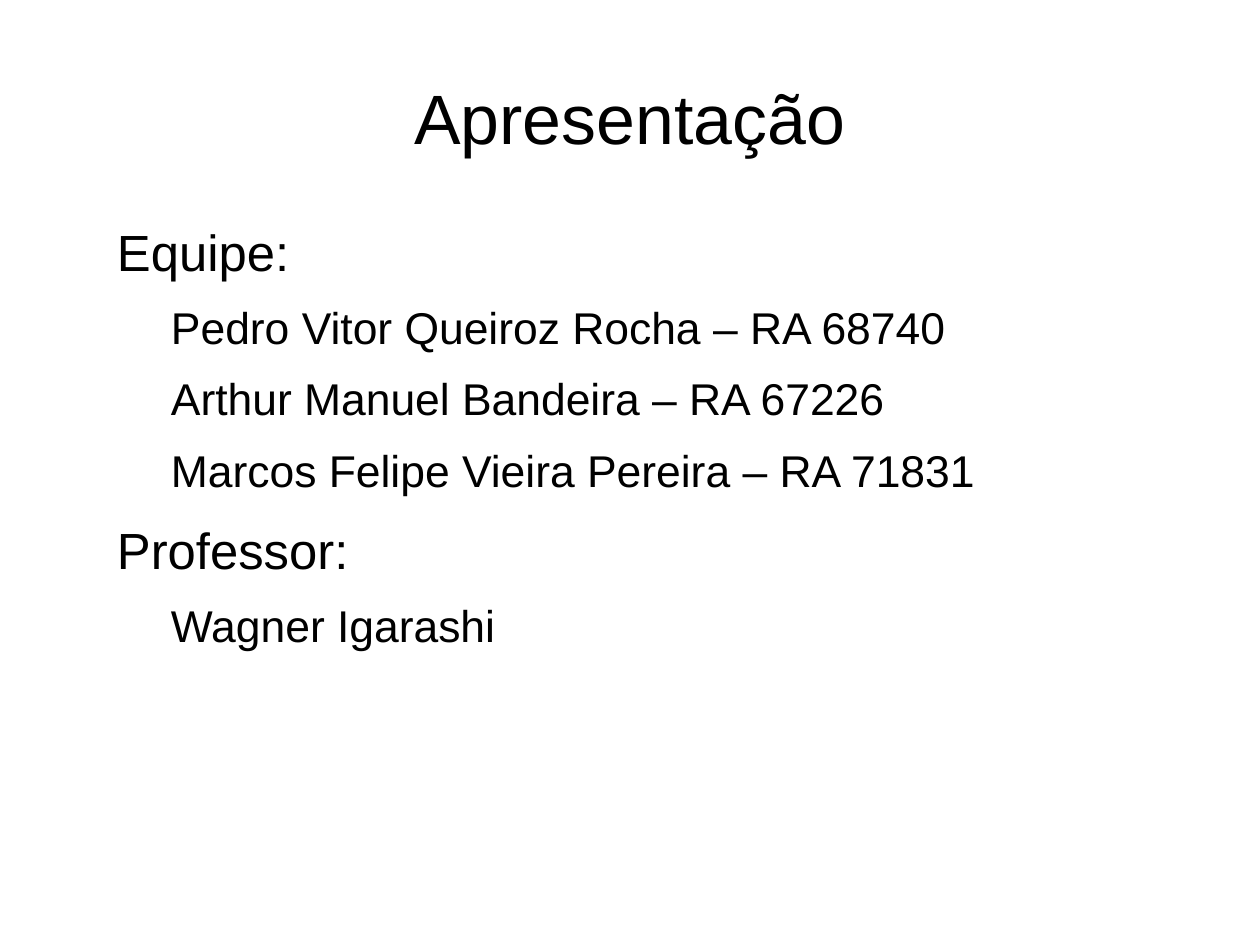
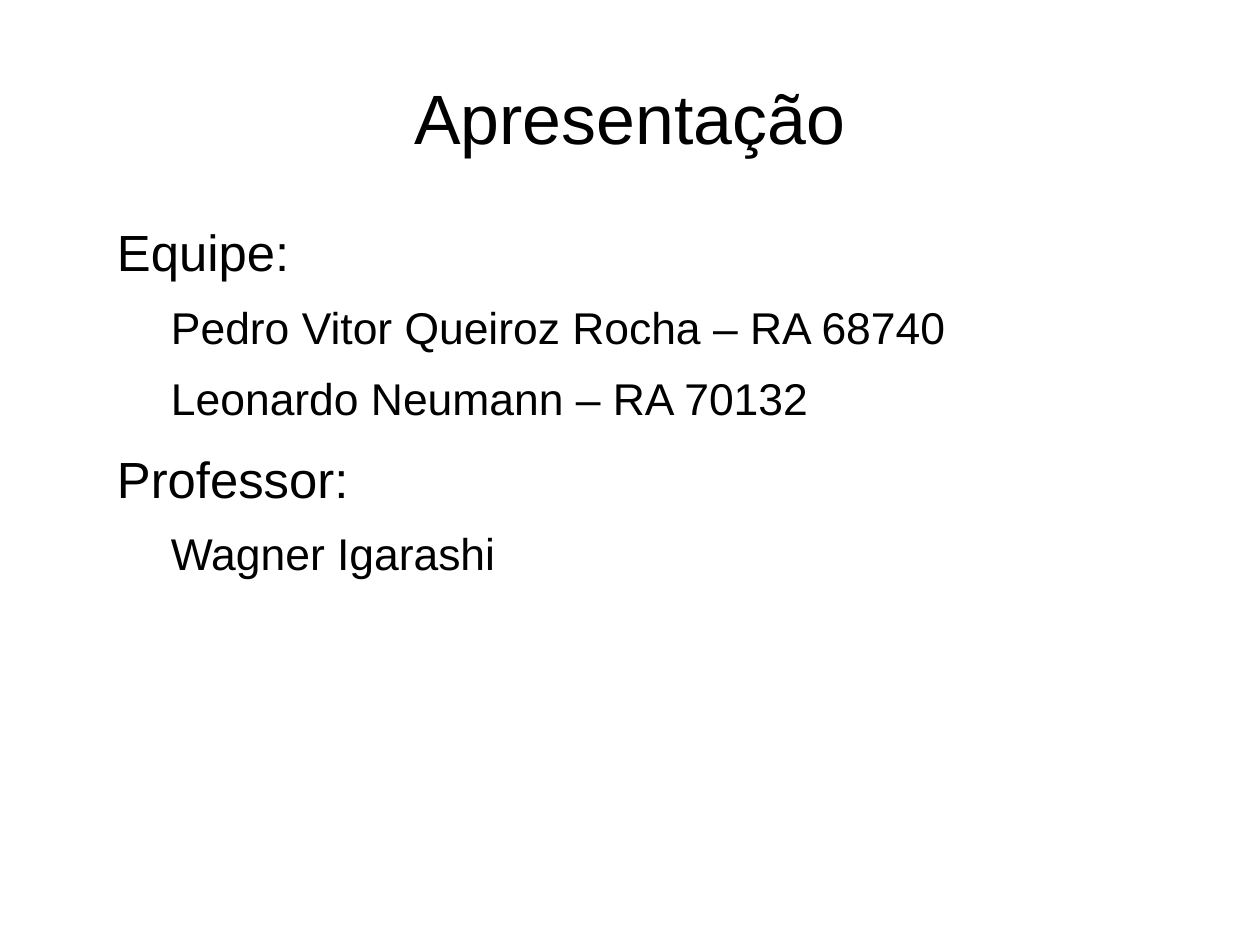
Before and after one commit to Pedr0Rocha/IA, a slide deck: slide 4 of Trabalho 1/Apresentacao.odp. Drawn at 1260x945 pixels with LibreOffice and Linux fonts; fonts in the diff are those of the drawing. Boxes give left, top, right and bottom in pixels: in the first picture for what was removed or moved away, otherwise in the second. Text is boxed around its words. In the diff, an @@ line names an element or a change of style, - is before the commit and + after.

```diff
--- a/Trabalho 1/Apresentacao.odp
+++ b/Trabalho 1/Apresentacao.odp
@@ text at bbox=[171, 382, 808, 416]: text changed @@
-  Arthur Manuel Bandeira – RA 67226
-  Marcos Felipe Vieira Pereira – RA 71831
+  Leonardo Neumann – RA 70132
```
Also in this commit, not shown: 2 other files.
